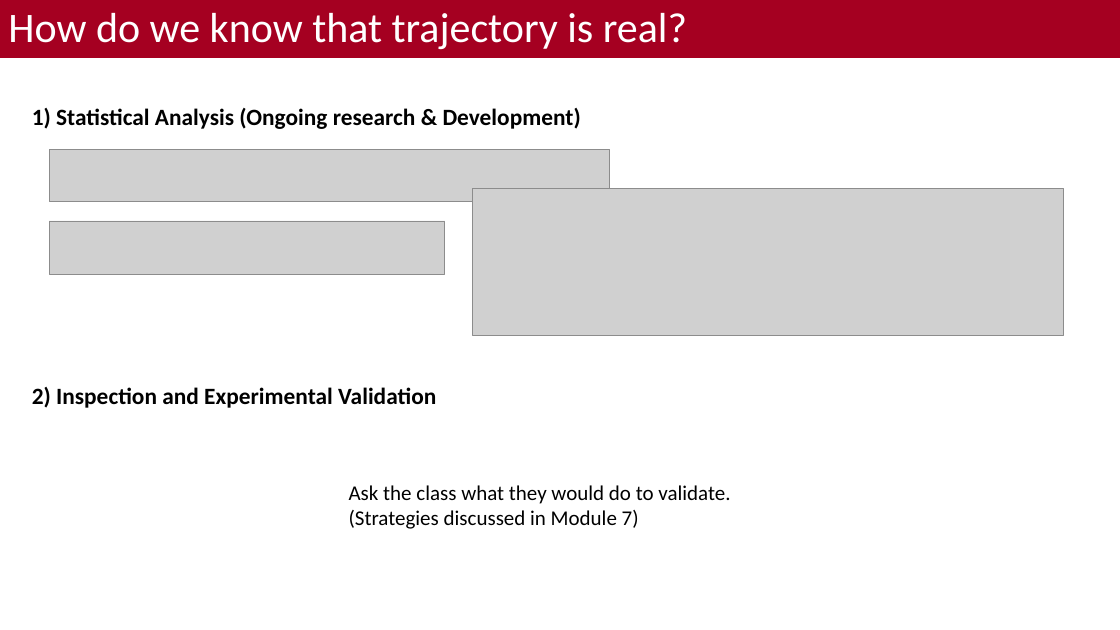
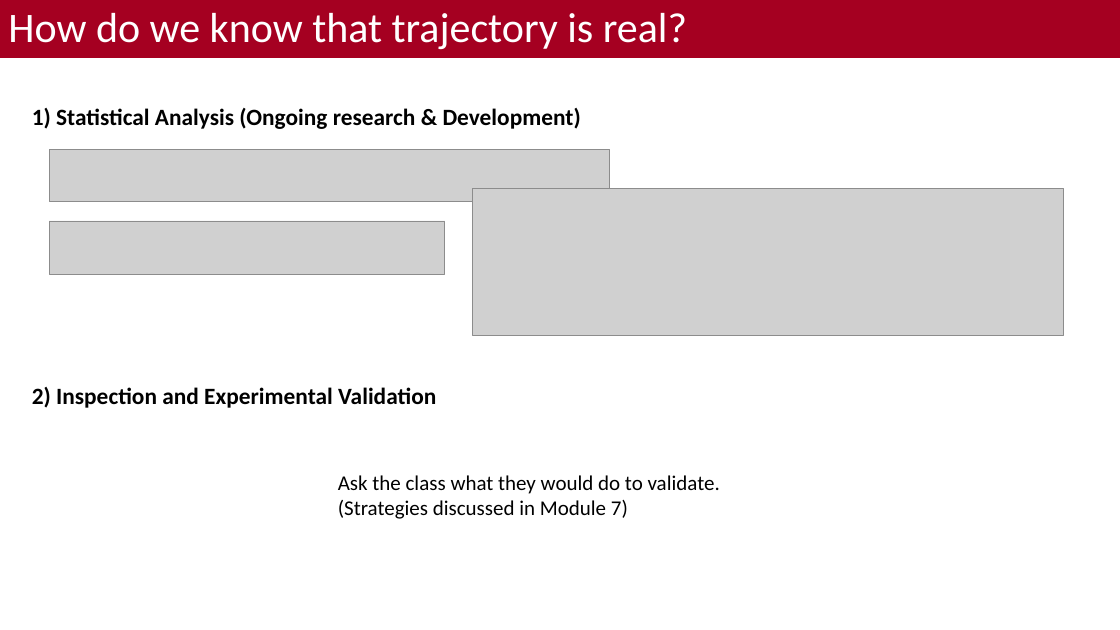
Before and after one commit to bacorli2/scrna_workshop, a slide deck: slide 17 of M6_Monocle_Pseudotime/M6_Monocle_Timeseries.pptx. Drawn at 1120x630 pixels with LibreOffice and Linux fonts; fonts in the diff are those of the drawing; grey boxes stand for pictures; background and template pictures are left out. Boxes give left, top, right and bottom in pixels: in the first picture for what was removed or moved away, otherwise in the second. Text is boxed around its words. In the diff, an @@ line names an element or a change of style, - is before the commit and + after.

```diff
--- a/M6_Monocle_Pseudotime/M6_Monocle_Timeseries.pptx
+++ b/M6_Monocle_Pseudotime/M6_Monocle_Timeseries.pptx
@@ text "Ask the class what they ..." moved from (x1=349, y1=485, x2=730, y2=529) to (x1=338, y1=475, x2=720, y2=519) @@
```
Also in this commit, not shown: 5 other slides changed.
